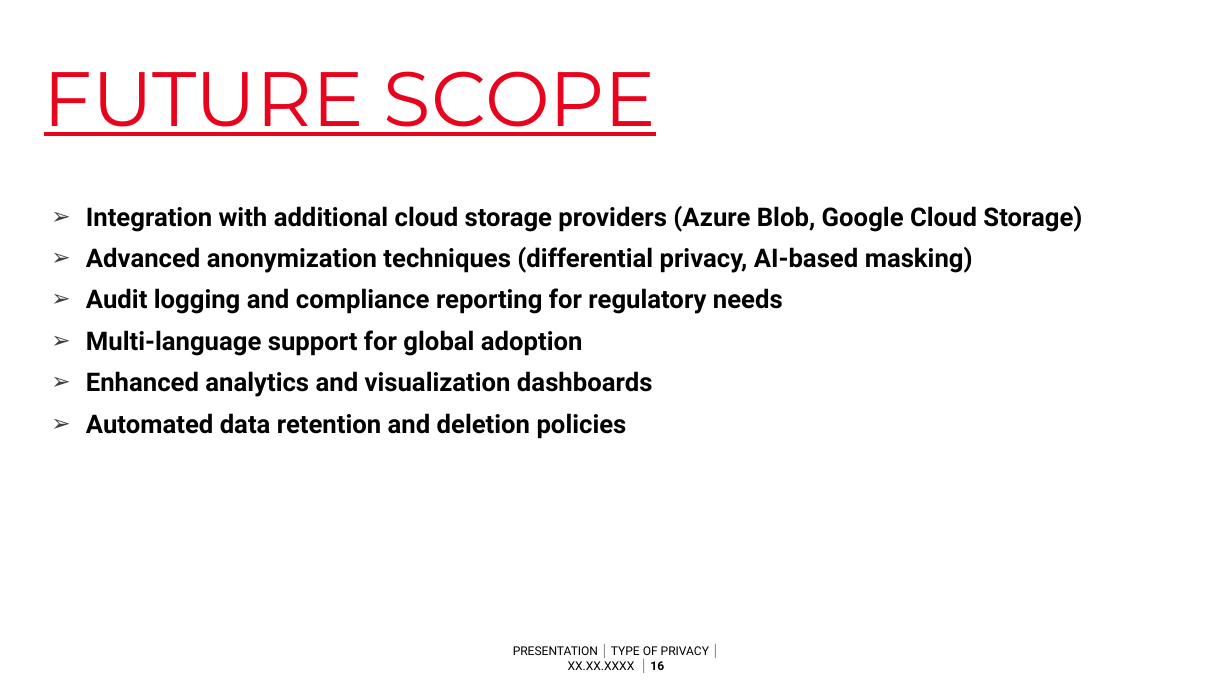
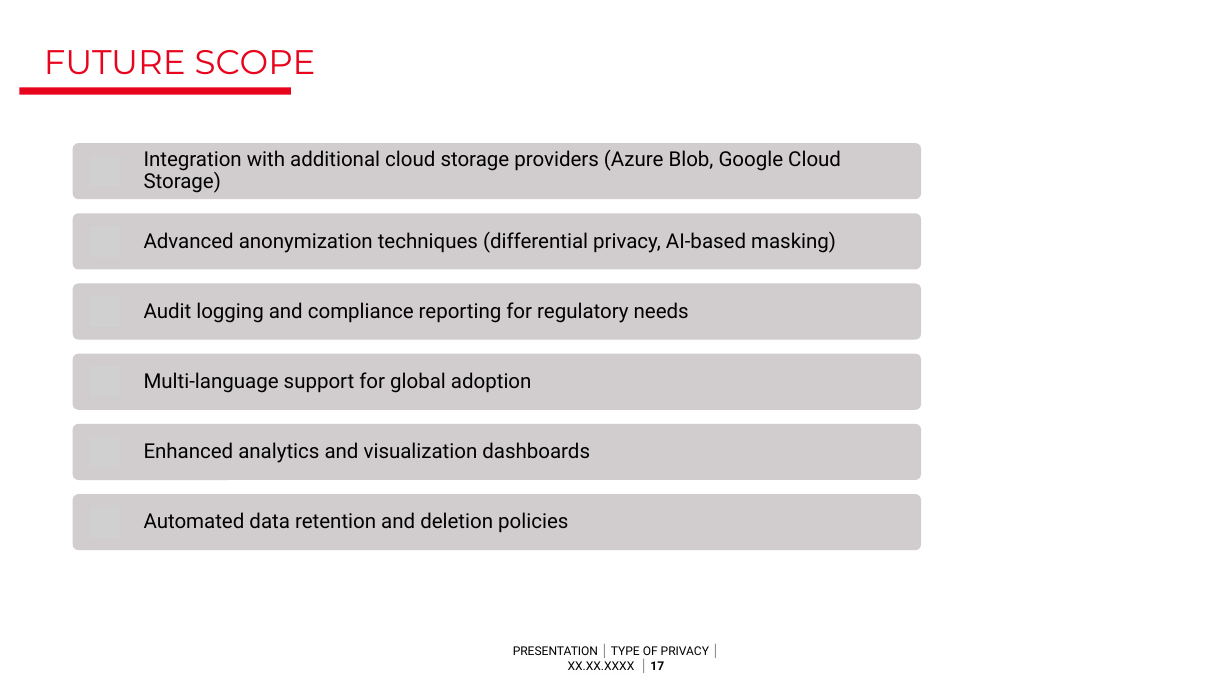
Before and after one commit to amanagrawal151/data-anonymiser, a slide deck: slide 17 of SGBOTS.pptx (slide 16 before the commit). Drawn at 1232x693 pixels with LibreOffice and Linux fonts; fonts in the diff are those of the drawing; grey boxes stand for pictures; background and template pictures are left out. Boxes give left, top, right and bottom in pixels: in the first picture for what was removed or moved away, otherwise in the second. Text is boxed around its words. In the diff, an @@ line names an element or a change of style, - is before the commit and + after.

Commit message:
updated ppt

```diff
--- a/SGBOTS.pptx
+++ b/SGBOTS.pptx
@@ title "FUTURE SCOPE" moved from (x1=44, y1=71, x2=656, y2=136) to (x1=44, y1=50, x2=316, y2=75) @@
@@ title "FUTURE SCOPE" at (x1=44, y1=50, x2=316, y2=75): size 60 to 26.7 pt, underline off @@
@@ rectangle added at (x1=19, y1=87, x2=291, y2=94), fill #E9041E @@
@@ text removed at (x1=86, y1=206, x2=1082, y2=439) @@
-➢ Integration with additional cloud storage providers (Azure Blob, Google Cloud Storage)
-➢ Advanced anonymization techniques (differential privacy, AI-based masking)
-➢ Audit logging and compliance reporting for regulatory needs
-➢ Multi-language support for global adoption
-➢ Enhanced analytics and visualization dashboards
-➢ Automated data retention and deletion policies
@@ group added at (x1=73, y1=143, x2=921, y2=551): 6 rounded rectangles, 6 pictures, 6 texts @@
+Integration with additional cloud storage providers (Azure Blob, Google Cloud Storage)
+Advanced anonymization techniques (differential privacy, AI-based masking)
+Audit logging and compliance reporting for regulatory needs
+Multi-language support for global adoption
+Enhanced analytics and visualization dashboards
+Automated data retention and deletion policies
@@ text at (x1=513, y1=646, x2=709, y2=670): text changed @@
-PRESENTATION │ TYPE OF PRIVACY │ XX.XX.XXXX │ 16
+PRESENTATION │ TYPE OF PRIVACY │ XX.XX.XXXX │ 17
```
Also in this commit, not shown: 15 other slides changed, 2 slides added, 1 slide removed.
